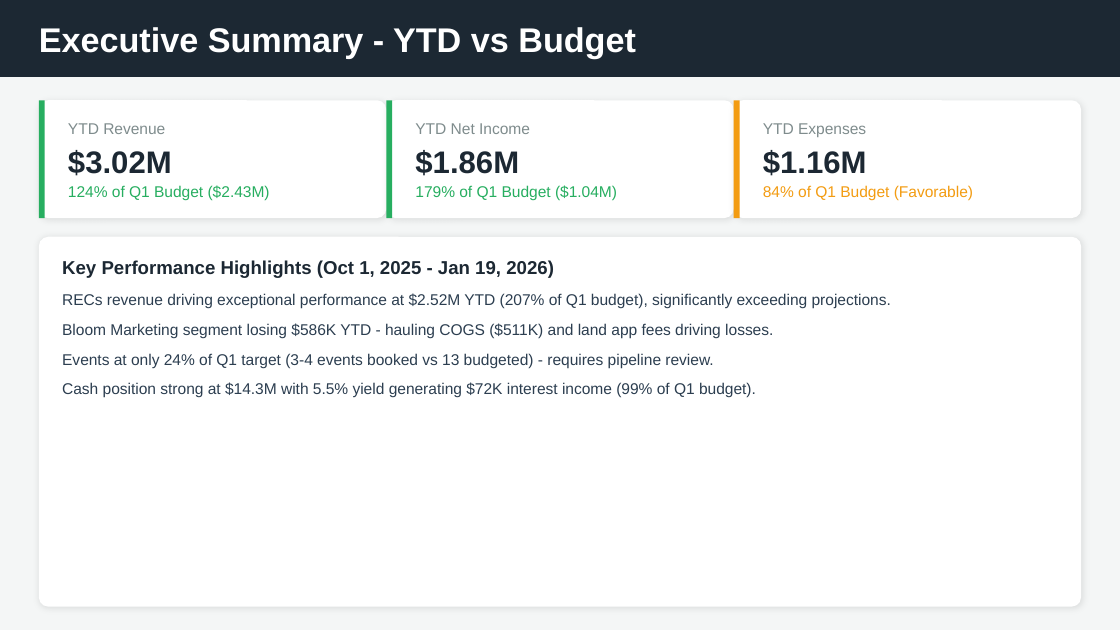
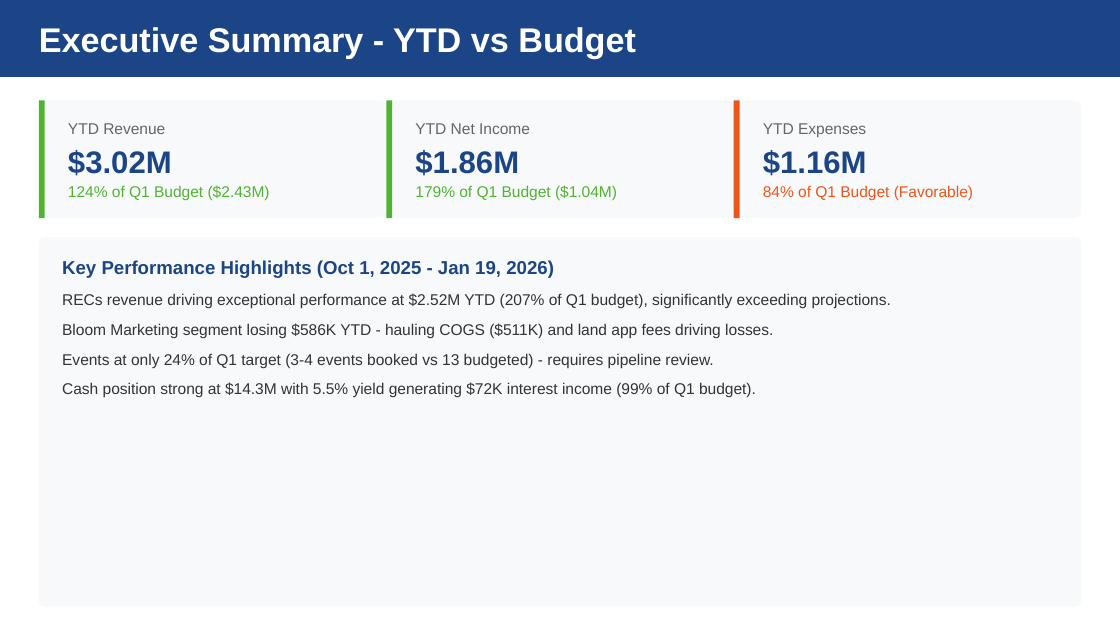
Before and after one commit to lovesha-hqoevents/BOARDUPDATE, a slide deck: slide 2 of Documents/SDO - Workspace/FY26_Q2_Board_Presentation.pptx. Drawn at 1120x630 pixels with LibreOffice and Linux fonts; fonts in the diff are those of the drawing. Boxes give left, top, right and bottom in pixels: in the first picture for what was removed or moved away, otherwise in the second. Text is boxed around its words. In the diff, an @@ line names an element or a change of style, - is before the commit and + after.

```diff
--- a/Documents/SDO - Workspace/FY26_Q2_Board_Presentation.pptx
+++ b/Documents/SDO - Workspace/FY26_Q2_Board_Presentation.pptx
@@ background #F4F6F6 to #FFFFFF @@
@@ rectangle at <box>0,0,1120,77</box>: fill #1C2833 to #1C4587 @@
@@ line (41, 101) - (41, 218): stroke #27AE60 3.75 pt to #50B432 3.75 pt @@
@@ line (390, 101) - (390, 218): stroke #27AE60 3.75 pt to #50B432 3.75 pt @@
@@ line (737, 101) - (737, 218): stroke #F39C12 3.75 pt to #ED561B 3.75 pt @@
@@ text colour #7F8C8D to #666666 in 3 elements at <box>68,123,165,134</box>, <box>415,123,530,134</box>, <box>763,123,866,137</box> @@
@@ text "124% of Q1 Budget ($2.43M)" at <box>68,185,270,200</box>: text colour #27AE60 to #50B432 @@
@@ text "179% of Q1 Budget ($1.04M)" at <box>415,185,617,200</box>: text colour #27AE60 to #50B432 @@
@@ text "84% of Q1 Budget (Favorable)" at <box>763,185,973,200</box>: text colour #F39C12 to #ED561B @@
@@ fill #FFFFFF to #F8F9FA; shadow off; proportions changed in 4 elements at <box>39,101,386,218</box>, <box>386,101,734,218</box>, <box>734,101,1081,218</box>, <box>39,236,1082,606</box> @@
@@ text colour #1C2833 to #1C4587 in 4 elements at <box>68,150,172,176</box>, <box>415,150,519,176</box>, <box>763,150,867,176</box>, <box>62,260,554,278</box> @@
@@ text colour #2C3E50 to #333333 in 4 elements at <box>62,293,891,309</box>, <box>62,323,773,338</box>, <box>62,353,713,368</box>, <box>62,382,756,397</box> @@
```
Also in this commit, not shown: 6 other slides changed, 8 other files.
